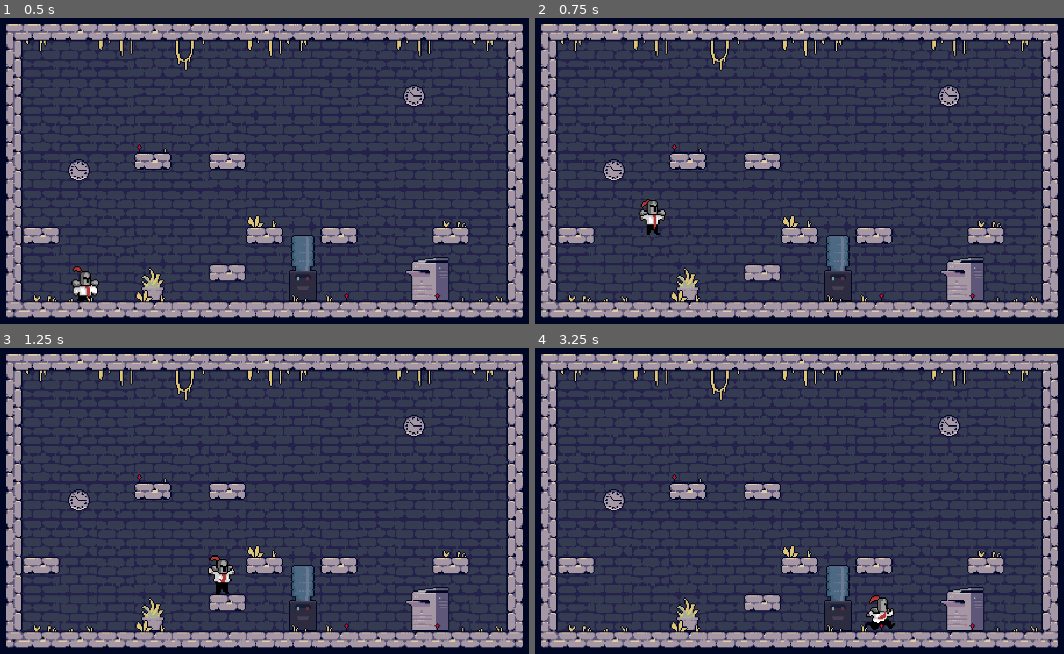
Above: before the commit, frames 1-4 (two rows, left to right).
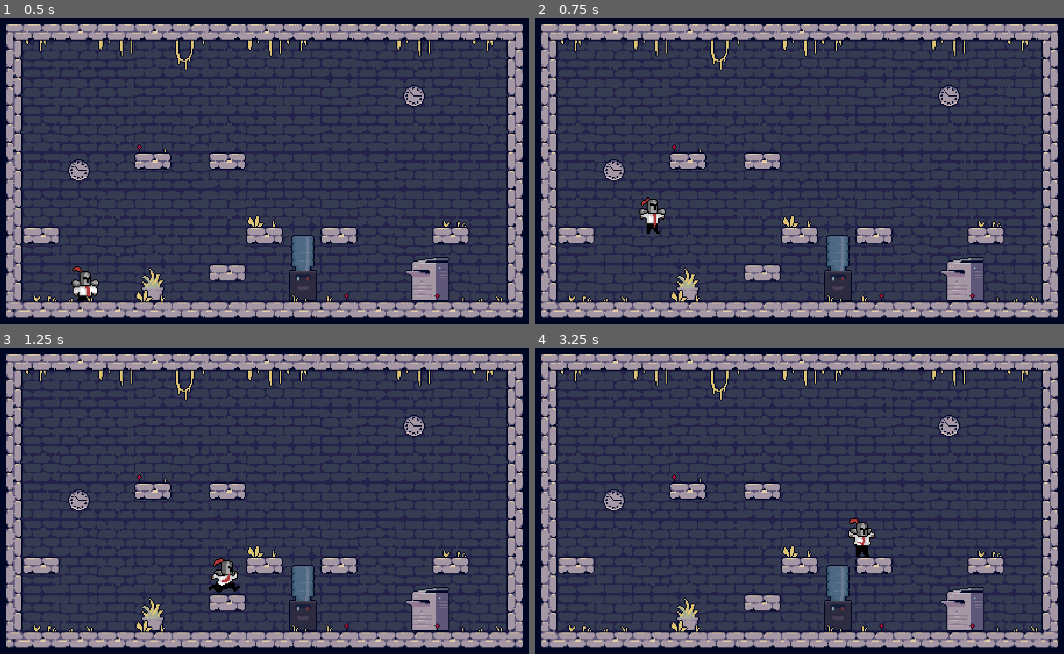
Above: after the commit, the same moments.

Repository: joshuatehrlich/overtime-knight
Game: Godot game, scene res://scenes/main.tscn
Same seed, same stepped clock (60 frames per second), same inputs: the game is played once before the commit and once after it.
Inputs:
- Up to frame 1 (0.5 s): no input
- Up to frame 2 (0.75 s): hold D (right) from 0.53 s (still down); hold Space (jump) from 0.53 s (still down)
- Up to frame 3 (1.25 s): keep holding D (right); keep holding Space (jump)
- Up to frame 4 (3.25 s): release Space (jump) at 1.28 s; tap Space (jump) at 1.35, 1.52, 1.82, 2.85, 3.02 s; release D (right) at 2.03 s; hold A (left) 2.03-2.78 s; hold Space (jump) 2.03-2.78 s; hold D (right) from 2.78 s (still down)

Frame 1 is identical in both runs. In frame 2, 0.2% of the frame differs, in the area x 19-25%, y 58-71%; in frame 3, 0.4%; in frame 4, 0.8%, in the area x 59-69%, y 55-93%.

Commit message:
tweak jump mechanics

Diff:
--- a/scenes/main.tscn
+++ b/scenes/main.tscn
@@ -463,7 +463,7 @@
 RUN_ACCEL = 2000.0
 RUN_DECEL = 2000.0
 RUN_ACCEL_AIR_FACTOR = 0.75
-JUMP_SPEED = 300.0
+JUMP_SPEED = 325.0
 
 [node name="TileMap" type="TileMap" parent="."]
 z_index = -5
--- a/scripts/player.gd
+++ b/scripts/player.gd
@@ -8,14 +8,14 @@
 
 @export var JUMP_SPEED: float = 200
 @export var JUMP_HOLD_GRAVITY_FACTOR: float = 0.5
+@export var TERMINAL_FALL_SPEED: float = 500
 
 @export var COYOTE_TIME_SECS: float = 0.1
 
 @onready var animation_tree: AnimationTree = $AnimationTree
 @onready var sprite_2d: Sprite2D = $Sprite2D
 
-# Get the gravity from the project settings to be synced with RigidBody nodes.
-var gravity: float = ProjectSettings.get_setting("physics/2d/default_gravity")*1.5
+var gravity: float = ProjectSettings.get_setting("physics/2d/default_gravity") * 2
 var gravity_coeff: float = 1.0
 
 
@@ -32,7 +32,7 @@
 
 func handle_movement_gravity(delta: float) -> void:
 	if not is_on_floor():
-		velocity.y += gravity * gravity_coeff * delta
+		velocity.y = move_toward(velocity.y, TERMINAL_FALL_SPEED, gravity * gravity_coeff * delta)
 
 func handle_movement_run(delta: float) -> void:
 	var direction := Input.get_action_strength("right") - Input.get_action_strength("left")
@@ -60,7 +60,7 @@
 
 	if (is_on_floor() || last_grounded <= COYOTE_TIME_SECS) && last_jump_input <= COYOTE_TIME_SECS:
 		velocity.y = -JUMP_SPEED
-	elif velocity.y < 0 && Input.is_action_pressed("jump"):
+	elif abs(velocity.y) < 200.0 && Input.is_action_pressed("jump"):
 		gravity_coeff = JUMP_HOLD_GRAVITY_FACTOR
 	else:
 		gravity_coeff = 1.0
